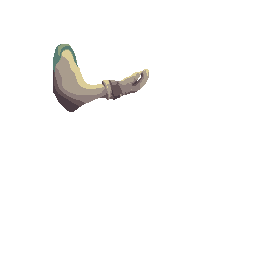
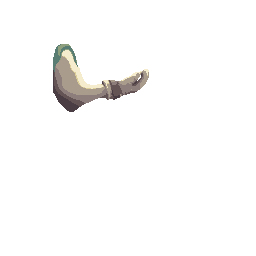
The second 256x256 image is a revision of the first. Changes to its layers:
painted on "Обычный слой 3 (вставлено)" (2nd of 2) over [62, 50, 149, 89]